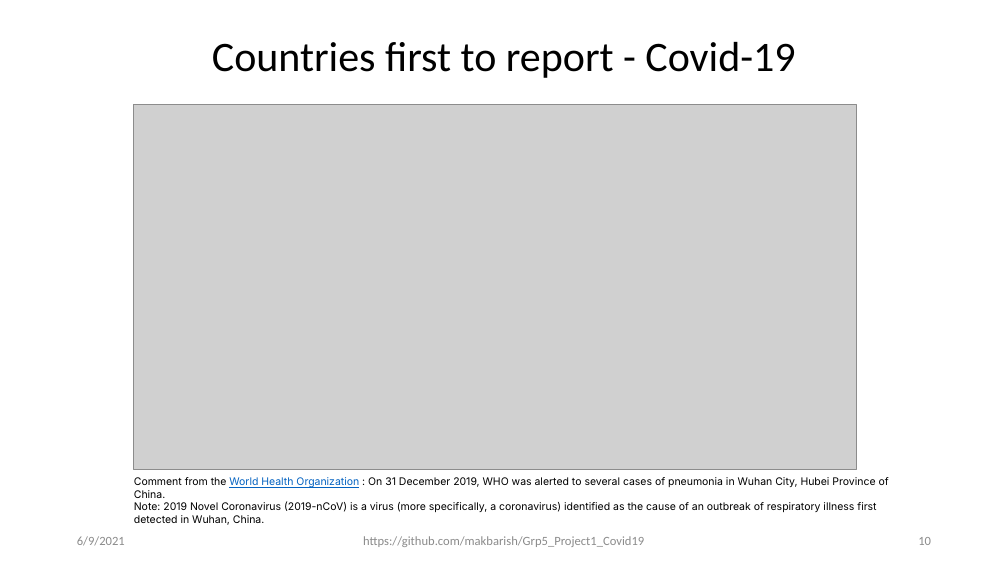
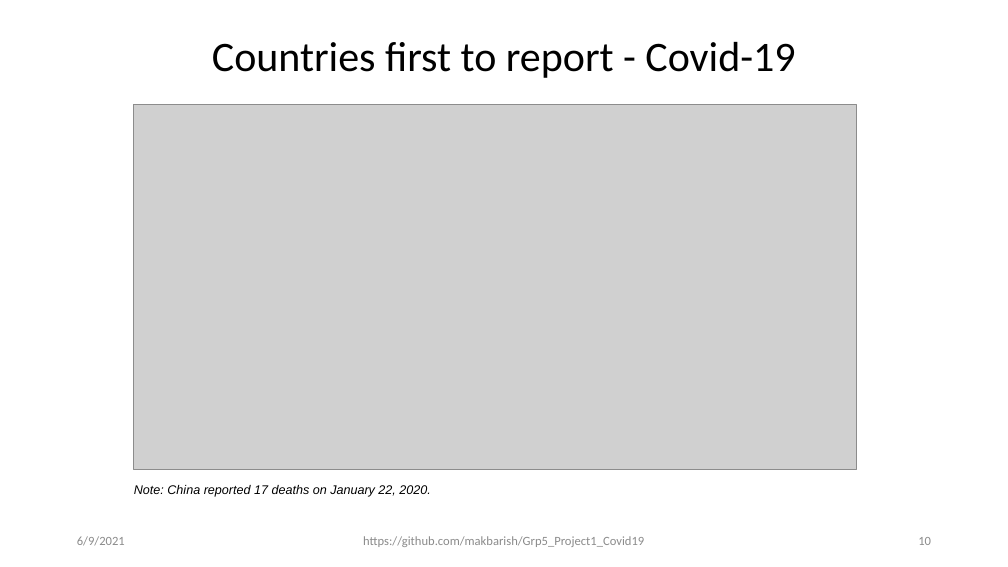
Before and after one commit to makbarish/Grp5_Project1_Covid19, a slide deck: slide 10 of Clay/Novel_Corona_Virus_2019_v2.pptx. Drawn at 1008x567 pixels with LibreOffice and Linux fonts; fonts in the diff are those of the drawing; grey boxes stand for pictures. Boxes give left, top, right and bottom in pixels: in the first picture for what was removed or moved away, otherwise in the second. Text is boxed around its words. In the diff, an @@ line names an element or a change of style, - is before the commit and + after.

```diff
--- a/Clay/Novel_Corona_Virus_2019_v2.pptx
+++ b/Clay/Novel_Corona_Virus_2019_v2.pptx
@@ rectangle "Note: China reported 17 deaths ...": place and size @@
-rectangle "Note: China reported 17 deaths ..." at (134,479,912,534)
+rectangle "Note: China reported 17 deaths ..." at (134,473,912,506)
@@ text in rectangle at (134,485,430,497): text changed; size 10 to 12 pt; font Inter to Arial; italic on @@
-Comment from the World Health Organization : On 31 December 2019, WHO was alerted to several cases of pneumonia in Wuhan City, Hubei Province of China.
-Note: 2019 Novel Coronavirus (2019-nCoV) is a virus (more specifically, a coronavirus) identified as the cause of an outbreak of respiratory illness first detected in Wuhan, China.
+Note: China reported 17 deaths on January 22, 2020.
```
Also in this commit, not shown: 6 other files.
